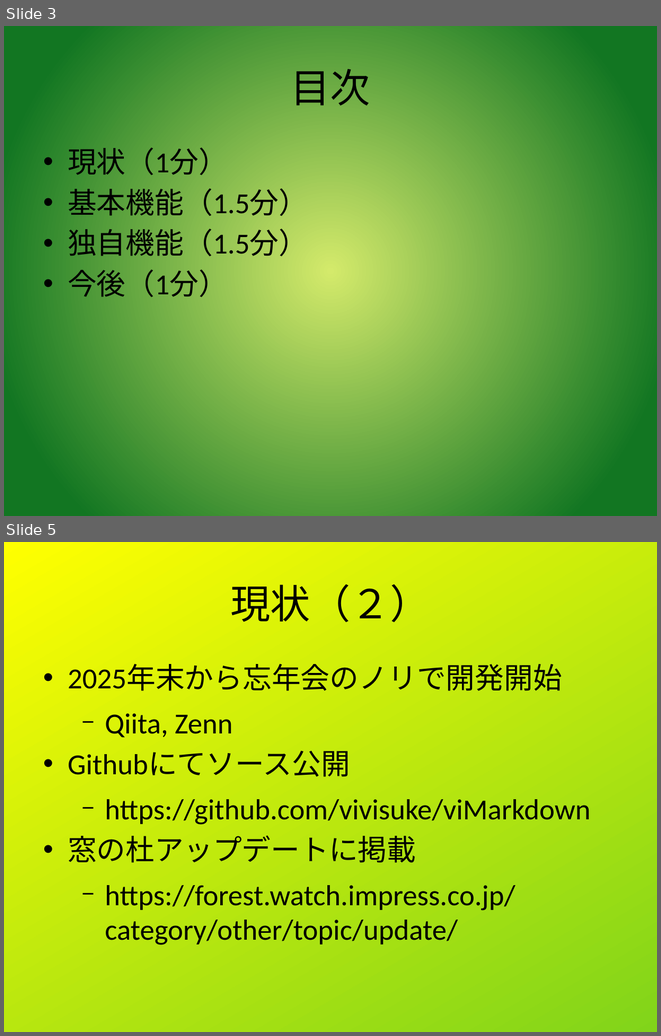
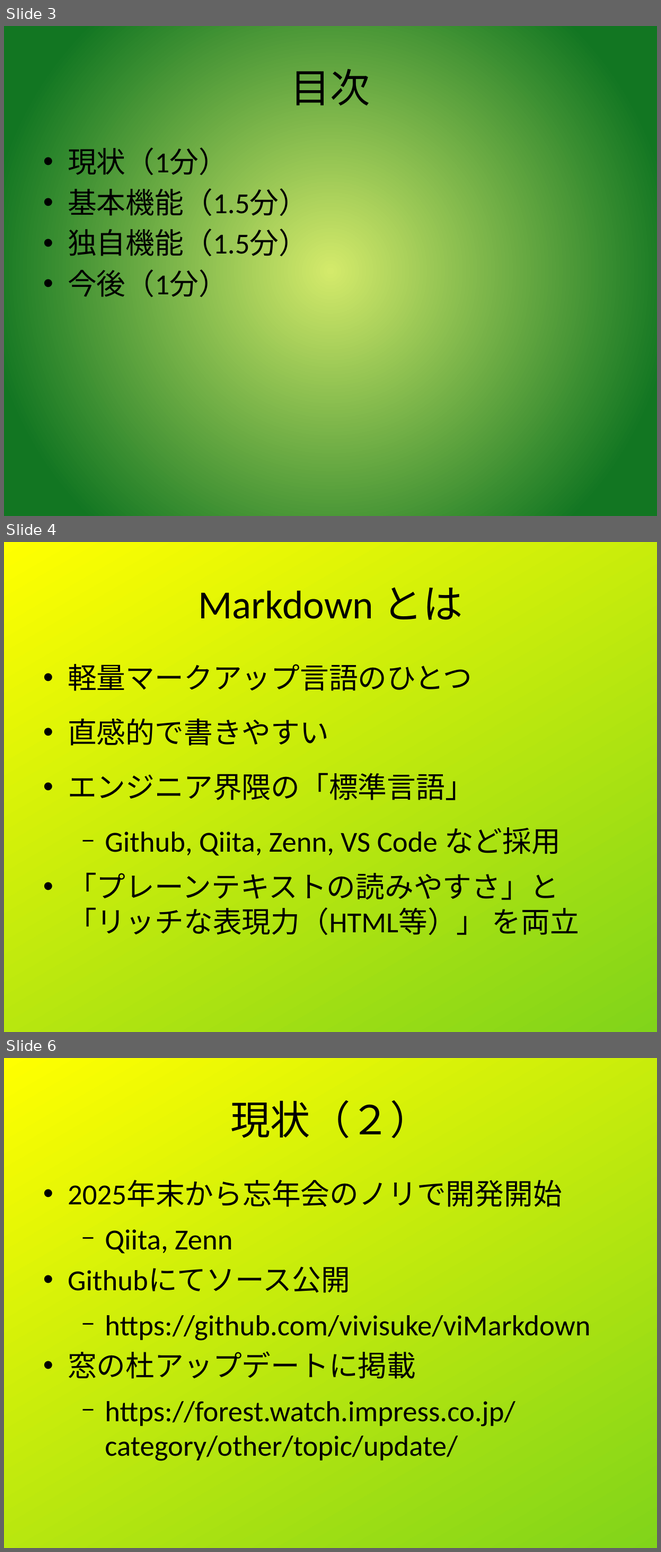
Before and after one commit to shigmas/viMarkdown, a slide deck: tech/ja/LT20260514/viMarkdown_LT.odp. Shown one above the other, each under a label of ours: slides 3 and 5 before the commit, slides 3, 4 and 6 after it; the slides between them are not shown. The pictures are 661x1036 and 661x1552 pixels, drawn with LibreOffice and Linux fonts; fonts in the diff are those of the drawing. Boxes give left, top, right and bottom in pixels: in the first picture for what was removed or moved away, otherwise in the second. Text is boxed around its words. In the diff, an @@ line names an element or a change of style, - is before the commit and + after.

```diff
--- a/tech/ja/LT20260514/viMarkdown_LT.odp
+++ b/tech/ja/LT20260514/viMarkdown_LT.odp
@@ slide 4 added at box(4, 542, 657, 1032), background gradient #FFFF00 to #81D41A @@
@@ title added at box(198, 587, 463, 620), 44 pt, text #000000 @@
+Markdown とは
@@ text added at box(68, 664, 579, 935), 32 pt, text #000000 @@
+• 軽量マークアップ言語のひとつ
+• 直感的で書きやすい
+• エンジニア界隈の「標準言語」
+  − Github, Qiita, Zenn, VS Code など採用
+• 「プレーンテキストの読みやすさ」と「リッチな表現力（HTML等）」 を両立
@@ what was slide 5 is now slide 6 @@
```
Also in this commit, not shown: 1 slide changed, 11 other files.
